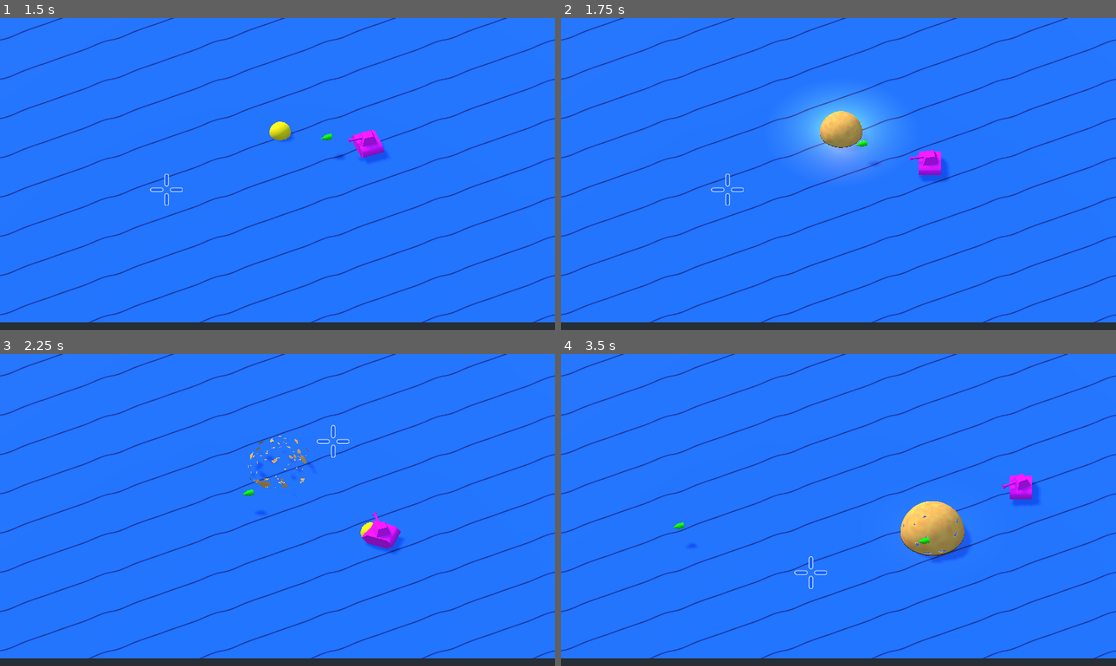
Above: before the commit, frames 1-4 (two rows, left to right).
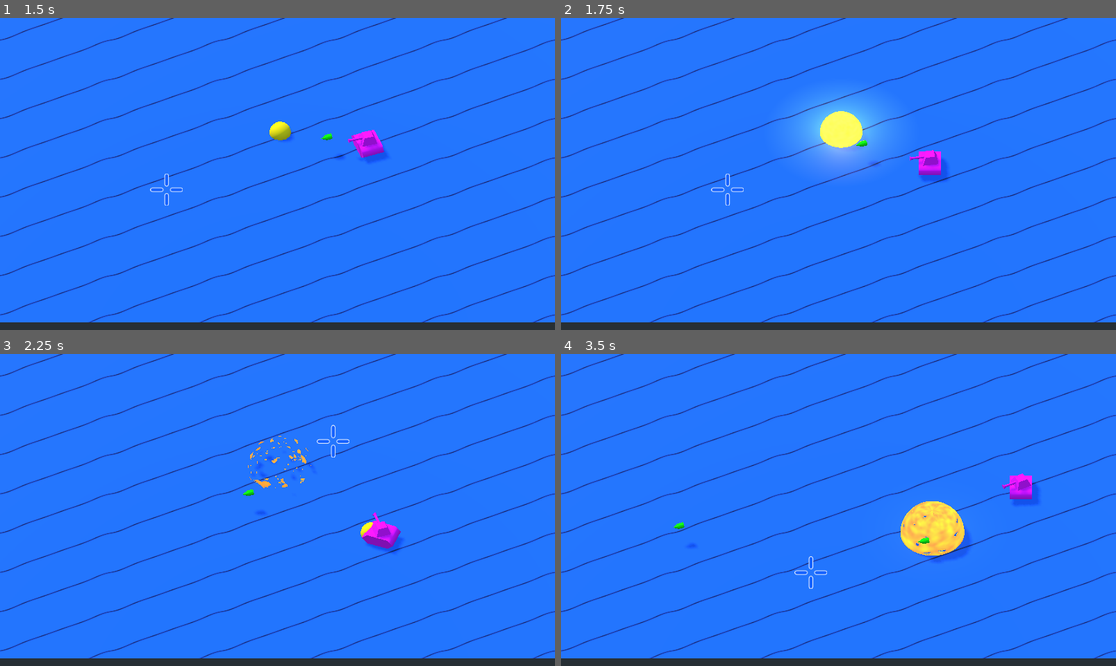
Above: after the commit, the same moments.

Repository: Hasnep/combatanks
Game: Godot game, scene res://World.tscn
Two runs of this game, one before a commit and one after it. Both use one fixed random seed, a clock stepped at 60 frames per second and the inputs below.
Inputs (mouse positions are in pixels of both pictures, inside the frame that each line leads up to):
- Up to frame 1 (1.5 s): tap Enter at 0.5 s; move the mouse to (399, 158) at 0.52 s; hold Right (move_right) 0.53-1.28 s; right-click (399, 158) at 0.6 s; move the mouse to (166, 189) at 1.27 s; hold Down (move_down) from 1.28 s (still down); click (166, 189) at 1.35 s
- Up to frame 2 (1.75 s): keep holding Down (move_down)
- Up to frame 3 (2.25 s): move the mouse to (333, 441) at 2.02 s; release Down (move_down) at 2.03 s; hold Right (move_right) from 2.03 s (still down); right-click (333, 441) at 2.1 s
- Up to frame 4 (3.5 s): move the mouse to (810, 572) at 2.77 s; release Right (move_right) at 2.78 s; hold Up (move_up) from 2.78 s (still down); click (810, 572) at 2.85 s

Frame 1 is identical in both runs. In frame 2, 0.7% of the frame differs, in the area x 46-55%, y 29-42%; in frame 3, 0.2%; in frame 4, 1.4%, in the area x 61-73%, y 47-65%.

Commit message:
Make explosion texture more red

Diff:
--- a/Mine/MineExplosionShader.tres
+++ b/Mine/MineExplosionShader.tres
@@ -10,9 +10,6 @@
 default_input_values = [ 0, 0.0, 1, 2.0 ]
 operator = 2
 
-[sub_resource type="VisualShaderNodeScalarConstant" id=4]
-constant = 1.0
-
 [sub_resource type="VisualShaderNodeInput" id=5]
 input_name = "time"
 
@@ -20,49 +17,56 @@
 default_input_values = [ 0, 0.0, 1, 1.0 ]
 operator = 4
 
-[sub_resource type="OpenSimplexNoise" id=9]
+[sub_resource type="OpenSimplexNoise" id=7]
 period = 5.7
 persistence = 0.475
 lacunarity = 1.61
 
-[sub_resource type="NoiseTexture" id=10]
+[sub_resource type="NoiseTexture" id=8]
 width = 100
 height = 100
 seamless = true
-noise = SubResource( 9 )
+noise = SubResource( 7 )
 
-[sub_resource type="VisualShaderNodeTexture" id=17]
-texture = SubResource( 10 )
+[sub_resource type="VisualShaderNodeTexture" id=9]
+texture = SubResource( 8 )
 
-[sub_resource type="VisualShaderNodeVectorCompose" id=19]
+[sub_resource type="VisualShaderNodeVectorCompose" id=10]
 
-[sub_resource type="VisualShaderNodeVectorScalarMix" id=20]
+[sub_resource type="VisualShaderNodeVectorScalarMix" id=11]
 output_port_for_preview = 0
 
-[sub_resource type="VisualShaderNodeColorConstant" id=21]
-constant = Color( 0.996094, 0.199201, 0.0428009, 1 )
+[sub_resource type="VisualShaderNodeColorConstant" id=12]
+constant = Color( 0.996094, 0.109829, 0.0428009, 1 )
 
-[sub_resource type="VisualShaderNodeColorConstant" id=22]
-constant = Color( 1, 0.656677, 0.121094, 1 )
+[sub_resource type="VisualShaderNodeColorConstant" id=13]
+constant = Color( 1, 0.450729, 0.00976562, 1 )
 
-[sub_resource type="VisualShaderNodeInput" id=8]
+[sub_resource type="VisualShaderNodeScalarConstant" id=18]
+constant = 1.0
+
+[sub_resource type="VisualShaderNodeInput" id=14]
 input_name = "uv"
 
-[sub_resource type="VisualShaderNodeTexture" id=11]
-texture = SubResource( 10 )
+[sub_resource type="VisualShaderNodeScalarOp" id=19]
+default_input_values = [ 0, 0.0, 1, 1.5 ]
+operator = 2
 
-[sub_resource type="VisualShaderNodeScalarFunc" id=12]
+[sub_resource type="VisualShaderNodeTexture" id=15]
+texture = SubResource( 8 )
+
+[sub_resource type="VisualShaderNodeScalarFunc" id=16]
 output_port_for_preview = 0
 function = 15
 
-[sub_resource type="VisualShaderNodeScalarOp" id=13]
+[sub_resource type="VisualShaderNodeScalarOp" id=17]
 output_port_for_preview = 0
 operator = 2
 
 [resource]
 resource_local_to_scene = true
 code = "shader_type spatial;
-render_mode depth_draw_alpha_prepass, cull_disabled;
+render_mode depth_draw_alpha_prepass, cull_disabled, shadows_disabled;
 
 uniform sampler2D tex_frg_23;
 uniform sampler2D tex_frg_4;
@@ -76,13 +80,13 @@
 }
 
 void fragment() {
+// Color:28
+	vec3 n_out28p0 = vec3(1.000000, 0.450729, 0.009766);
+	float n_out28p1 = 1.000000;
+
 // Color:27
-	vec3 n_out27p0 = vec3(0.996094, 0.199201, 0.042801);
+	vec3 n_out27p0 = vec3(0.996094, 0.109829, 0.042801);
 	float n_out27p1 = 1.000000;
-
-// Color:28
-	vec3 n_out28p0 = vec3(1.000000, 0.656677, 0.121094);
-	float n_out28p1 = 1.000000;
 
 // Input:3
 	vec3 n_out3p0 = vec3(UV, 0.0);
@@ -92,8 +96,12 @@
 	vec3 n_out23p0 = tex_frg_23_read.rgb;
 	float n_out23p1 = tex_frg_23_read.a;
 
+// ScalarOp:30
+	float n_in30p1 = 1.50000;
+	float n_out30p0 = dot(n_out23p0, vec3(0.333333, 0.333333, 0.333333)) * n_in30p1;
+
 // VectorScalarMix:26
-	vec3 n_out26p0 = mix(n_out27p0, n_out28p0, dot(n_out23p0, vec3(0.333333, 0.333333, 0.333333)));
+	vec3 n_out26p0 = mix(n_out28p0, n_out27p0, n_out30p0);
 
 // Texture:4
 	vec4 tex_frg_4_read = texture(tex_frg_4, n_out3p0.xy);
@@ -116,13 +124,13 @@
 // ScalarFunc:11
 	float n_out11p0 = 1.0 - n_out7p0;
 
-// Scalar:15
-	float n_out15p0 = 1.000000;
+// Scalar:29
+	float n_out29p0 = 1.000000;
 
 // Output:0
 	ALBEDO = n_out26p0;
 	ALPHA = n_out11p0;
-	SSS_STRENGTH = n_out15p0;
+	TRANSMISSION = vec3(n_out29p0);
 
 }
 
@@ -131,16 +139,17 @@
 
 }
 "
-graph_offset = Vector2( -796, 70.5 )
+graph_offset = Vector2( -434.5, -38 )
 modes/cull = 2
 modes/depth_draw = 3
-nodes/fragment/3/node = SubResource( 8 )
+flags/shadows_disabled = true
+nodes/fragment/3/node = SubResource( 14 )
 nodes/fragment/3/position = Vector2( -940, 100 )
-nodes/fragment/4/node = SubResource( 11 )
+nodes/fragment/4/node = SubResource( 15 )
 nodes/fragment/4/position = Vector2( -720, 160 )
-nodes/fragment/7/node = SubResource( 12 )
+nodes/fragment/7/node = SubResource( 16 )
 nodes/fragment/7/position = Vector2( -20, 260 )
-nodes/fragment/9/node = SubResource( 13 )
+nodes/fragment/9/node = SubResource( 17 )
 nodes/fragment/9/position = Vector2( -220, 240 )
 nodes/fragment/11/node = SubResource( 1 )
 nodes/fragment/11/position = Vector2( 180, 260 )
@@ -148,20 +157,22 @@
 nodes/fragment/13/position = Vector2( -535.497, 345 )
 nodes/fragment/14/node = SubResource( 3 )
 nodes/fragment/14/position = Vector2( -513.497, 193 )
-nodes/fragment/15/node = SubResource( 4 )
-nodes/fragment/15/position = Vector2( 200, 500 )
 nodes/fragment/16/node = SubResource( 5 )
 nodes/fragment/16/position = Vector2( -720, 460 )
 nodes/fragment/17/node = SubResource( 6 )
-nodes/fragment/17/position = Vector2( -540, 460 )
-nodes/fragment/23/node = SubResource( 17 )
+nodes/fragment/17/position = Vector2( -520, 440 )
+nodes/fragment/23/node = SubResource( 9 )
 nodes/fragment/23/position = Vector2( -240, -40 )
-nodes/fragment/25/node = SubResource( 19 )
+nodes/fragment/25/node = SubResource( 10 )
 nodes/fragment/25/position = Vector2( 360, -20 )
-nodes/fragment/26/node = SubResource( 20 )
+nodes/fragment/26/node = SubResource( 11 )
 nodes/fragment/26/position = Vector2( 160, 20 )
-nodes/fragment/27/node = SubResource( 21 )
-nodes/fragment/27/position = Vector2( -20, -120 )
-nodes/fragment/28/node = SubResource( 22 )
-nodes/fragment/28/position = Vector2( -40, -20 )
-nodes/fragment/connections = PoolIntArray( 3, 0, 4, 0, 9, 0, 7, 0, 7, 0, 11, 0, 11, 0, 0, 1, 4, 0, 14, 0, 14, 0, 9, 0, 15, 0, 0, 16, 16, 0, 17, 0, 3, 0, 23, 0, 23, 0, 26, 2, 26, 0, 0, 0, 28, 0, 26, 1, 27, 0, 26, 0, 13, 0, 9, 1 )
+nodes/fragment/27/node = SubResource( 12 )
+nodes/fragment/27/position = Vector2( -20, 0 )
+nodes/fragment/28/node = SubResource( 13 )
+nodes/fragment/28/position = Vector2( -20, -100 )
+nodes/fragment/29/node = SubResource( 18 )
+nodes/fragment/29/position = Vector2( 140, 520 )
+nodes/fragment/30/node = SubResource( 19 )
+nodes/fragment/30/position = Vector2( -40, 100 )
+nodes/fragment/connections = PoolIntArray( 3, 0, 4, 0, 9, 0, 7, 0, 7, 0, 11, 0, 11, 0, 0, 1, 4, 0, 14, 0, 14, 0, 9, 0, 16, 0, 17, 0, 3, 0, 23, 0, 26, 0, 0, 0, 29, 0, 0, 17, 13, 0, 9, 1, 28, 0, 26, 0, 27, 0, 26, 1, 23, 0, 30, 0, 30, 0, 26, 2 )
Not shown: 1 places in Mine/MineExplosionShader.tres that only renumber resources
